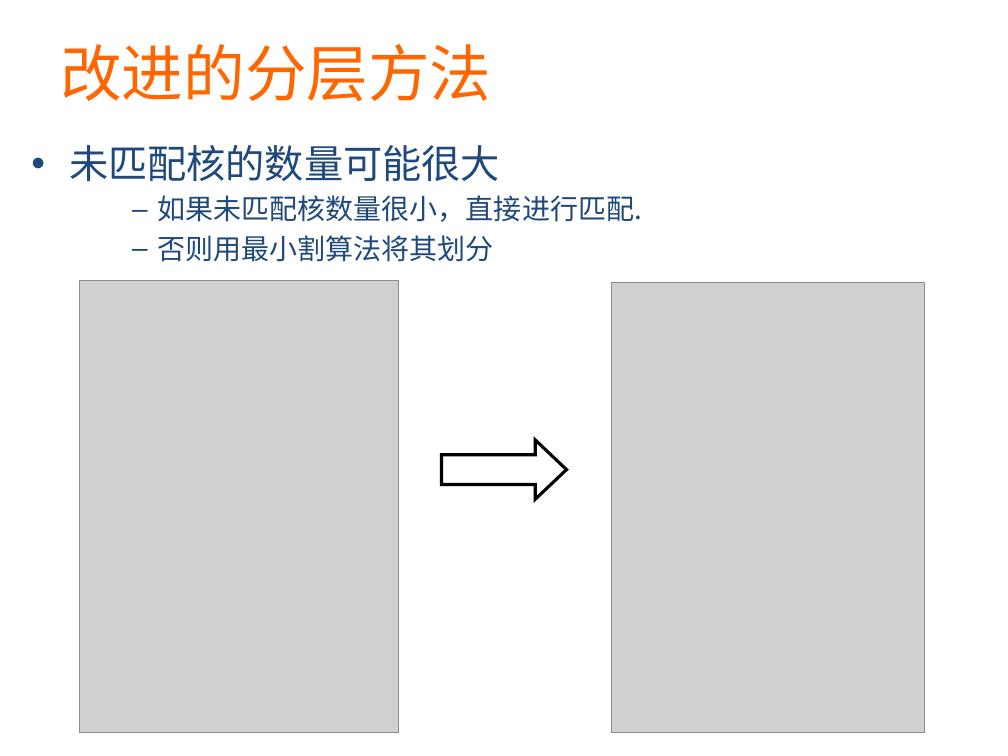
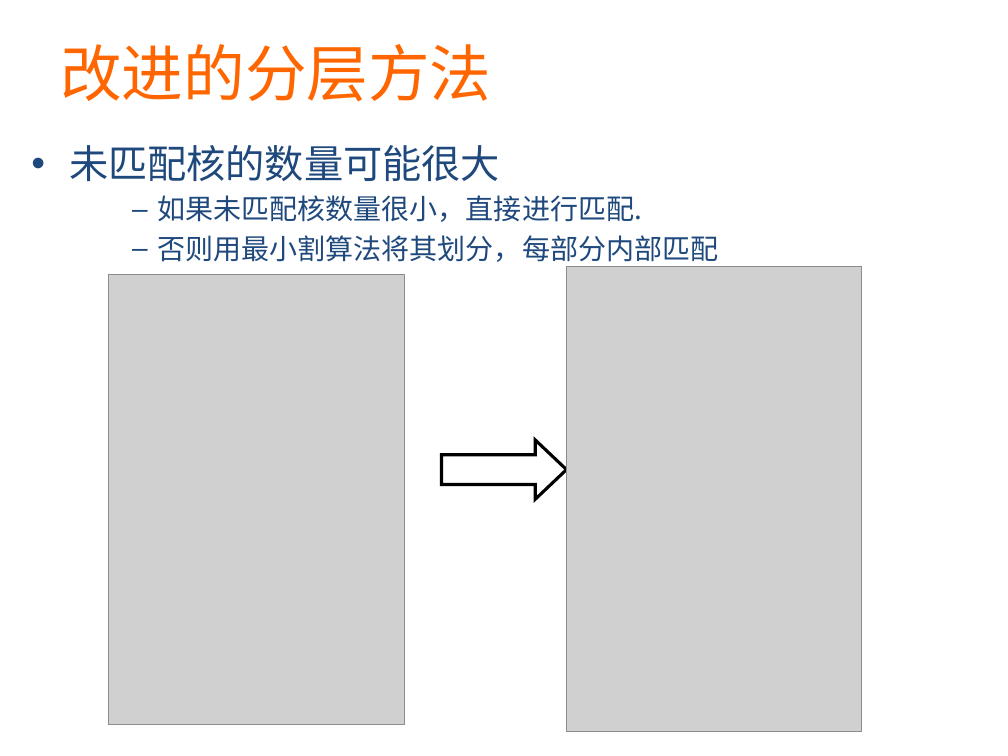
Before and after one commit to martian9/xin-yuan-houqin, a slide deck: slide 13 of ppt/majian.pptx (slide 12 before the commit). Drawn at 1008x756 pixels with LibreOffice and Linux fonts; fonts in the diff are those of the drawing; grey boxes stand for pictures. Boxes give left, top, right and bottom in pixels: in the first picture for what was removed or moved away, otherwise in the second. Text is boxed around its words. In the diff, an @@ line names an element or a change of style, - is before the commit and + after.

Commit message:
mod ppt

```diff
--- a/ppt/majian.pptx
+++ b/ppt/majian.pptx
@@ text at (x1=157, y1=235, x2=718, y2=267): text changed @@
-    – 否则用最小割算法将其划分
+    – 否则用最小割算法将其划分，每部分内部匹配
@@ picture resized from (x1=612, y1=282, x2=925, y2=733) to (x1=566, y1=267, x2=862, y2=732) @@
@@ picture resized from (x1=80, y1=280, x2=398, y2=733) to (x1=108, y1=274, x2=404, y2=725) @@
```
Also in this commit, not shown: 6 other slides changed, 1 slide added, 1 slide removed.
